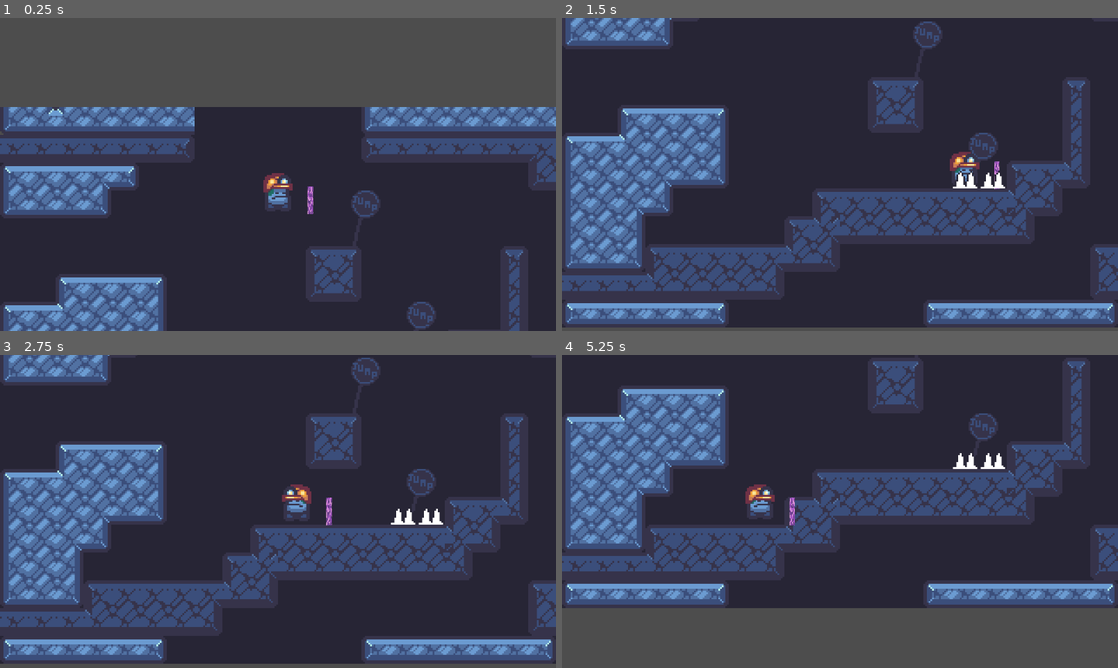
Above: before the commit, frames 1-4 (two rows, left to right).
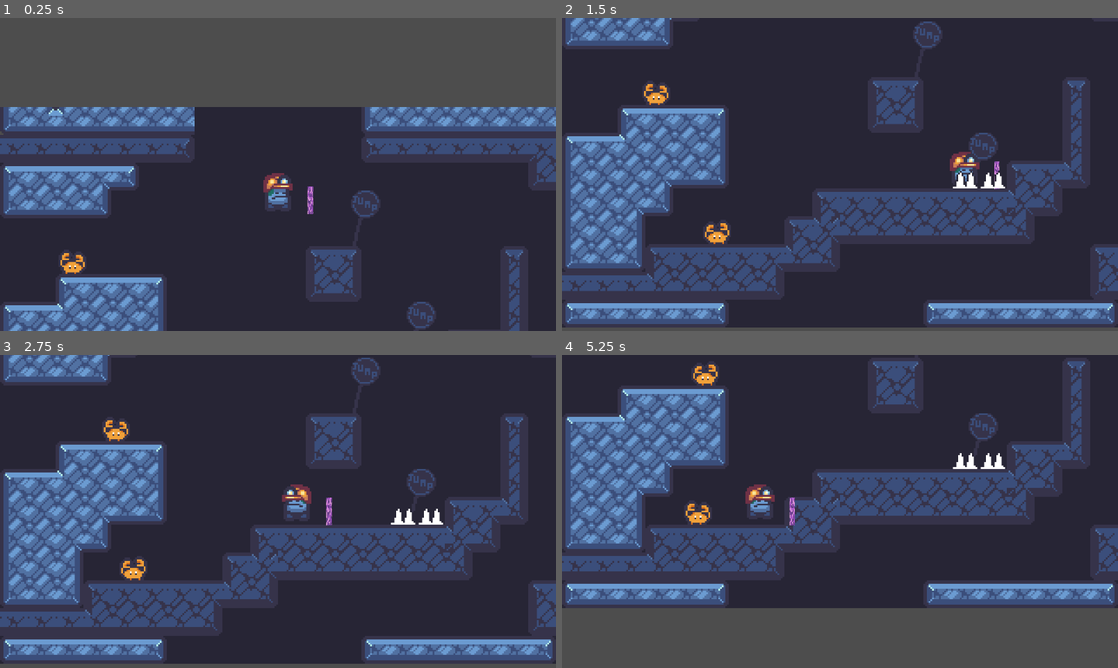
Above: after the commit, the same moments.

Repository: Ninesliced/ludumdare-57
Game: Godot game, scene res://scenes/map/layer/layerE.tscn
Same seed, same stepped clock (60 frames per second), same inputs: the game is played once before the commit and once after it. This scene is started directly instead of the project's main scene. The engine's default icon, where the game draws it, is replaced by a stand-in: a white triangle on a blue panel in a dark square.
Inputs (mouse positions are in pixels of both pictures, inside the frame that each line leads up to):
- Up to frame 1 (0.25 s): no input
- Up to frame 2 (1.5 s): move the mouse to (812, 237) at 0.52 s; hold D (right) 0.53-1.25 s; hold J (burrow) 0.53-1.25 s; click (812, 237) at 0.67 s; tap Space (jump) at 0.77 s; drag from (1006, 221) to (812, 237) at 1.27 s
- Up to frame 3 (2.75 s): move the mouse to (111, 464) at 2.02 s; hold A (left) from 2.03 s (still down); hold Right mouse button (right_click) from 2.03 s (still down)
- Up to frame 4 (5.25 s): release A (left) at 2.75 s; release Right mouse button (right_click) at 2.75 s; drag from (867, 511) to (673, 464) at 2.77 s; move the mouse to (756, 433) at 3.52 s; press the mouse at (756, 433) at 3.53 s; hold A (left) 3.53-4.25 s; tap Space (jump) at 3.77 s; release the mouse at (756, 433) at 4.25 s; drag from (962, 495) to (756, 433) at 4.27 s; move the mouse to (728, 527) at 5.02 s; hold D (right) from 5.03 s (still down); hold J (burrow) from 5.03 s (still down); click (728, 527) at 5.17 s

The runs differ from the first frame. In frame 1, 0.2% of the frame differs, in the area x 10-16%, y 75-82%; in frame 2, 0.3%; in frame 3, 0.3%; in frame 4, 0.4%, in the area x 22-28%, y 2-55%.

Commit message:
ADD new enemy

Diff:
--- a/project.godot
+++ b/project.godot
@@ -106,6 +106,7 @@
 
 2d_physics/layer_1="Wall"
 2d_physics/layer_2="Burrowable"
+2d_physics/layer_3="Enemy"
 2d_physics/layer_5="Player"
 
 [rendering]
--- /dev/null
+++ b/scenes/entities/enemies/component/linear_movement_component.gd
@@ -0,0 +1,47 @@
+extends Node2D
+
+@export var body : CharacterBody2D = null
+var goes_right: bool = true
+var speed: float = 10.0
+var gravity: float = 7.0
+@onready var down_left: RayCast2D = %DownLeft
+@onready var down_right: RayCast2D = %DownRight
+@onready var left: RayCast2D = %Left
+@onready var right: RayCast2D = %Right
+
+func physics_process(delta: float) -> void:
+	if !down_left.is_colliding() and !goes_right:
+		print("flip")
+		flip_direciton()
+
+	if !down_right.is_colliding() and goes_right:
+		print("flip2")
+		flip_direciton()
+
+	if left.is_colliding() and !right.is_colliding():
+		print("flip3")
+		if !goes_right:
+			flip_direciton()
+		goes_right = true
+
+	if right.is_colliding() and !left.is_colliding():
+		print("flip4")
+		if goes_right:
+			flip_direciton()
+		goes_right = false
+
+	body.velocity.y += gravity
+	if body.is_on_floor():
+		body.velocity.y = 0
+	if goes_right:
+		body.velocity.x = speed
+	else:
+		body.velocity.x = -speed
+
+	# print(global_position)
+	body.move_and_slide()
+
+func flip_direciton():
+	var enemy : Enemy = body
+	goes_right = !goes_right
+	enemy.flip_h()
--- /dev/null
+++ b/scenes/entities/enemies/component/linear_movement_component.tscn
@@ -0,0 +1,31 @@
+[gd_scene load_steps=2 format=3 uid="uid://cil60o55mcimc"]
+
+[ext_resource type="Script" uid="uid://b7sjqkldjgwl6" path="res://scenes/entities/enemies/component/linear_movement_component.gd" id="1_jwi8b"]
+
+[node name="LinearMovementComponent" type="Node2D"]
+script = ExtResource("1_jwi8b")
+
+[node name="DownLeft" type="RayCast2D" parent="."]
+unique_name_in_owner = true
+position = Vector2(-9, -1)
+target_position = Vector2(0, 16)
+collision_mask = 3
+
+[node name="Left" type="RayCast2D" parent="."]
+unique_name_in_owner = true
+position = Vector2(-9, -1)
+target_position = Vector2(-8, 0)
+collision_mask = 3
+
+[node name="Right" type="RayCast2D" parent="."]
+unique_name_in_owner = true
+position = Vector2(9, -1)
+rotation = 3.14159
+target_position = Vector2(-8, 0)
+collision_mask = 3
+
+[node name="DownRight" type="RayCast2D" parent="."]
+unique_name_in_owner = true
+position = Vector2(9, -1)
+target_position = Vector2(0, 16)
+collision_mask = 3
--- /dev/null
+++ b/scenes/entities/enemies/crab.gd
@@ -0,0 +1,6 @@
+extends Enemy
+
+class_name Crab
+
+func _on_area_2d_body_entered(body:Node2D) -> void:
+    super._on_area_2d_body_entered(body)
--- /dev/null
+++ b/scenes/entities/enemies/crab.tscn
@@ -0,0 +1,54 @@
+[gd_scene load_steps=8 format=3 uid="uid://5muhuqejed0h"]
+
+[ext_resource type="PackedScene" uid="uid://c20vx4c0hbc06" path="res://scenes/entities/enemies/enemy.tscn" id="1_5xaet"]
+[ext_resource type="Texture2D" uid="uid://cmhxoh2uf3jph" path="res://assets/images/enemies/crab.png" id="2_q43f5"]
+[ext_resource type="Script" uid="uid://cmwlg2wtqixbp" path="res://scenes/entities/enemies/crab.gd" id="2_siqkl"]
+[ext_resource type="PackedScene" uid="uid://cil60o55mcimc" path="res://scenes/entities/enemies/component/linear_movement_component.tscn" id="3_nptaj"]
+[ext_resource type="Script" uid="uid://gdp6v6keqk8w" path="res://scenes/entities/enemies/crab/state/patrol.gd" id="4_da5s0"]
+
+[sub_resource type="RectangleShape2D" id="RectangleShape2D_q43f5"]
+size = Vector2(16, 8)
+
+[sub_resource type="SpriteFrames" id="SpriteFrames_q43f5"]
+animations = [{
+"frames": [{
+"duration": 1.0,
+"texture": ExtResource("2_q43f5")
+}],
+"loop": true,
+"name": &"default",
+"speed": 5.0
+}]
+
+[node name="CharacterBody2D" instance=ExtResource("1_5xaet")]
+collision_layer = 4
+collision_mask = 3
+script = ExtResource("2_siqkl")
+
+[node name="CollisionShape2D" type="CollisionShape2D" parent="." index="0"]
+position = Vector2(0, 5)
+shape = SubResource("RectangleShape2D_q43f5")
+
+[node name="AnimatedSprite2D" parent="." index="1"]
+unique_name_in_owner = true
+scale = Vector2(-1, 1)
+sprite_frames = SubResource("SpriteFrames_q43f5")
+
+[node name="CollisionShape2D" type="CollisionShape2D" parent="Area2D" index="0"]
+position = Vector2(0, 5)
+shape = SubResource("RectangleShape2D_q43f5")
+
+[node name="StateMachine" parent="." index="3" node_paths=PackedStringArray("initial_state", "entity")]
+initial_state = NodePath("Patrol")
+entity = NodePath("..")
+
+[node name="Patrol" type="Node2D" parent="StateMachine" index="0" node_paths=PackedStringArray("linearMovementComponent")]
+script = ExtResource("4_da5s0")
+linearMovementComponent = NodePath("LinearMovementComponent")
+metadata/_custom_type_script = "uid://cnigx0jnsyk33"
+
+[node name="LinearMovementComponent" parent="StateMachine/Patrol" index="0" node_paths=PackedStringArray("body") instance=ExtResource("3_nptaj")]
+unique_name_in_owner = true
+body = NodePath("../../..")
+
+[connection signal="body_entered" from="Area2D" to="." method="_on_area_2d_body_entered"]
--- /dev/null
+++ b/scenes/entities/enemies/crab/state/patrol.gd
@@ -0,0 +1,7 @@
+extends State
+
+@export var linearMovementComponent : Node2D
+
+func physic_process(delta: float) -> void:
+	linearMovementComponent.physics_process(delta)
+	pass
--- /dev/null
+++ b/scenes/entities/enemies/enemy.gd
@@ -0,0 +1,38 @@
+extends CharacterBody2D
+class_name Enemy
+
+var dead : bool = false
+
+func _physics_process(delta: float) -> void:
+    pass
+
+
+
+func flip_h():
+    if $AnimatedSprite2D.flip_h:
+        $AnimatedSprite2D.flip_h = false
+    else:
+        $AnimatedSprite2D.flip_h = true
+
+func _on_area_2d_body_entered(body:Node2D) -> void:
+    if dead:
+        return
+    if body is Player:
+        var player: Player = body
+        if player.state_machine.current_state.name == "Grounded":
+            body.remove_live("enemy")
+        elif player.state_machine.current_state.name == "Burrowed":
+            die()
+
+
+    pass # Replace with function body.
+
+func die():
+    dead = true
+    $StateMachine.set_physics_process(false)
+    $StateMachine.set_process(false)
+    $AnimationPlayer.play("die")
+
+    print("die")
+    await $AnimationPlayer.animation_finished
+    queue_free()
--- /dev/null
+++ b/scenes/entities/enemies/enemy.tscn
@@ -0,0 +1,69 @@
+[gd_scene load_steps=8 format=3 uid="uid://c20vx4c0hbc06"]
+
+[ext_resource type="Script" uid="uid://c6cawmkw088dw" path="res://scenes/entities/enemies/enemy.gd" id="1_yfmsl"]
+[ext_resource type="Texture2D" uid="uid://cmhxoh2uf3jph" path="res://assets/images/enemies/crab.png" id="2_c8ylr"]
+[ext_resource type="PackedScene" uid="uid://b62c81khntjjv" path="res://addons/state_machine/state_machine.tscn" id="2_essrt"]
+
+[sub_resource type="SpriteFrames" id="SpriteFrames_essrt"]
+animations = [{
+"frames": [{
+"duration": 1.0,
+"texture": ExtResource("2_c8ylr")
+}],
+"loop": true,
+"name": &"default",
+"speed": 5.0
+}]
+
+[sub_resource type="Animation" id="Animation_c8ylr"]
+length = 0.001
+
+[sub_resource type="Animation" id="Animation_essrt"]
+resource_name = "die"
+tracks/0/type = "value"
+tracks/0/imported = false
+tracks/0/enabled = true
+tracks/0/path = NodePath("AnimatedSprite2D:position")
+tracks/0/interp = 1
+tracks/0/loop_wrap = true
+tracks/0/keys = {
+"times": PackedFloat32Array(0, 0.333333, 1),
+"transitions": PackedFloat32Array(0.34151, 3.13834, 1),
+"update": 0,
+"values": [Vector2(0, 0), Vector2(0, -24), Vector2(0, 80)]
+}
+tracks/1/type = "value"
+tracks/1/imported = false
+tracks/1/enabled = true
+tracks/1/path = NodePath("AnimatedSprite2D:rotation")
+tracks/1/interp = 1
+tracks/1/loop_wrap = true
+tracks/1/keys = {
+"times": PackedFloat32Array(0, 1),
+"transitions": PackedFloat32Array(2.07053, 2.07053),
+"update": 0,
+"values": [0.0, 8.30777]
+}
+
+[sub_resource type="AnimationLibrary" id="AnimationLibrary_c8ylr"]
+_data = {
+&"RESET": SubResource("Animation_c8ylr"),
+&"die": SubResource("Animation_essrt")
+}
+
+[node name="CharacterBody2D" type="CharacterBody2D"]
+script = ExtResource("1_yfmsl")
+
+[node name="AnimatedSprite2D" type="AnimatedSprite2D" parent="."]
+sprite_frames = SubResource("SpriteFrames_essrt")
+
+[node name="Area2D" type="Area2D" parent="."]
+collision_layer = 0
+collision_mask = 16
+
+[node name="StateMachine" parent="." instance=ExtResource("2_essrt")]
+
+[node name="AnimationPlayer" type="AnimationPlayer" parent="."]
+libraries = {
+&"": SubResource("AnimationLibrary_c8ylr")
+}
--- a/scenes/entities/player/player.gd
+++ b/scenes/entities/player/player.gd
@@ -13,6 +13,9 @@
 @export var burrow_time: float = 0.1
 
 @export var hold_to_burrow: bool = false
+
+@onready var state_machine: StateMachine = $StateMachine
+
 const FALL_DAMAGE_VELLOCITY_Y = 400
 const MAX_LIFE = 1
 
--- a/scenes/map/layer/layerE.tscn
+++ b/scenes/map/layer/layerE.tscn
@@ -1,7 +1,8 @@
-[gd_scene load_steps=3 format=4 uid="uid://c3ti31rqbmkk3"]
+[gd_scene load_steps=4 format=4 uid="uid://c3ti31rqbmkk3"]
 
 [ext_resource type="PackedScene" uid="uid://ms7xkeqtox0t" path="res://scenes/map/layer/main_layer.tscn" id="1_m8ca4"]
 [ext_resource type="PackedScene" uid="uid://tagu2jmfaknx" path="res://scenes/entities/player/player.tscn" id="2_mmr75"]
+[ext_resource type="PackedScene" uid="uid://5muhuqejed0h" path="res://scenes/entities/enemies/crab.tscn" id="3_mmr75"]
 
 [node name="MainLayer2" instance=ExtResource("1_m8ca4")]
 
@@ -16,3 +17,9 @@
 
 [node name="Items" parent="." index="6"]
 tile_map_data = PackedByteArray("AAAPAAcABAAAAAAABAAOAAcABAAAAAAABAA=")
+
+[node name="CharacterBody2D" parent="." index="7" instance=ExtResource("3_mmr75")]
+position = Vector2(104, 152)
+
+[node name="CharacterBody2D2" parent="." index="8" instance=ExtResource("3_mmr75")]
+position = Vector2(40, 72)
Binary file added: assets/images/enemies/crab.png
Not shown, added: assets/images/enemies/crab.png.import
Not shown, added: scenes/entities/enemies/component/linear_movement_component.gd.uid
Not shown, added: scenes/entities/enemies/crab.gd.uid
Not shown, added: scenes/entities/enemies/crab/state/patrol.gd.uid
Not shown, added: scenes/entities/enemies/enemy.gd.uid
